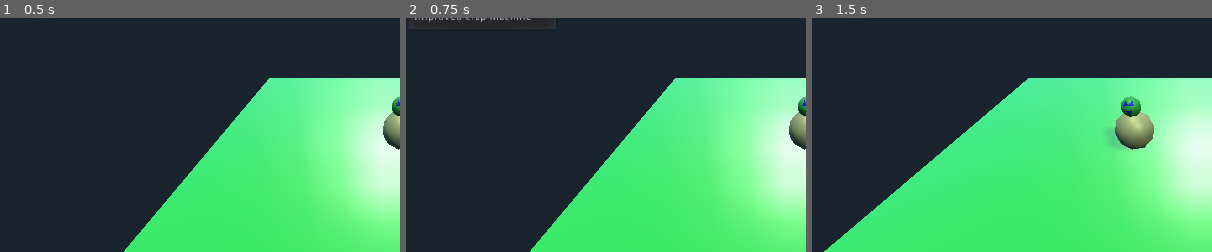
Above: before the commit, frames 1-3 (left to right).
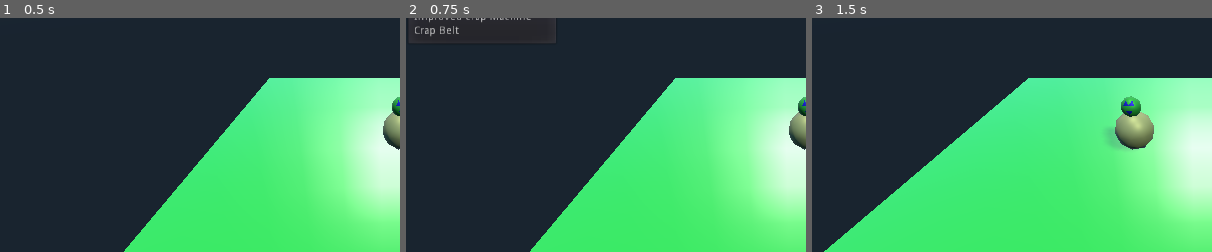
Above: after the commit, the same moments.

Repository: chrisb123/autoverse
Game: Godot game, scene res://main.tscn
Same seed, same stepped clock (60 frames per second), same inputs: the game is played once before the commit and once after it.
Inputs (mouse positions are % of the whole screen's width and height, from its top left):
- Up to frame 1 (0.5 s): no input
- Up to frame 2 (0.75 s): click "Build" at 0.5 s
- Up to frame 3 (1.5 s): tap Enter at 1.25 s; move the mouse to (72, 45) at 1.27 s; hold Right (ui_right) from 1.28 s (still down); click (72, 45) at 1.42 s
The pictures show only the part of the screen within x 0-50%, y 13-63%; the shares and areas given below are measured in that part.

Frame 1 is identical in both runs. In frame 2, 0.2% of the frame differs, in the area x 2-38%, y 3-10%; in frame 3, nothing differs.

Commit message:
rotation added belts

Diff:
--- a/Build.gd
+++ b/Build.gd
@@ -11,10 +11,11 @@
 onready var camera = get_node("/root/Main/Camera")
 var factory1 = load("res://Models/factory1.dae")
 var factory2 = load("res://Models/factory2.dae")
-
+var belt = load("res://Models/belt.dae")
 
 func _ready():
 	popup = get_popup()
+	popup.add_item("Crap Belt")
 	popup.connect("id_pressed", self, "_on_item_pressed")
 
 func _on_item_pressed(ID):
@@ -33,6 +34,8 @@
 		object_to_place = factory1.instance()
 	elif object_id == 1:
 		object_to_place = factory2.instance()
+	elif object_id == 2:
+		object_to_place = belt.instance()
 	add_child(object_to_place)
 	return object_to_place # ??? Youre not assign this return to anything when called above ???
 
@@ -71,6 +74,6 @@
 		elif event.get_button_index() == 2 and event.is_pressed():
 			_cancel_build()
 		elif event.get_button_index() == 4:
-			print("rotate right")
+			object_to_place.rotation_degrees.y += 45
 		elif event.get_button_index() == 5:
-			print("rotate cleft")
+			object_to_place.rotation_degrees.y -= 45
